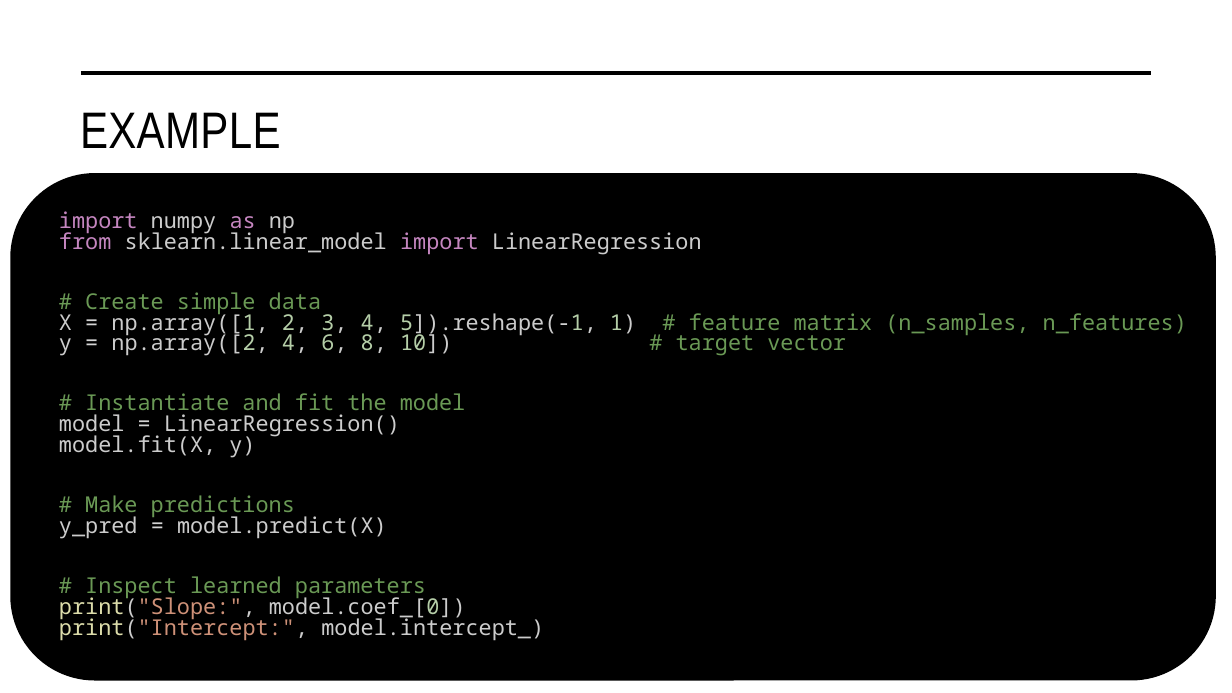
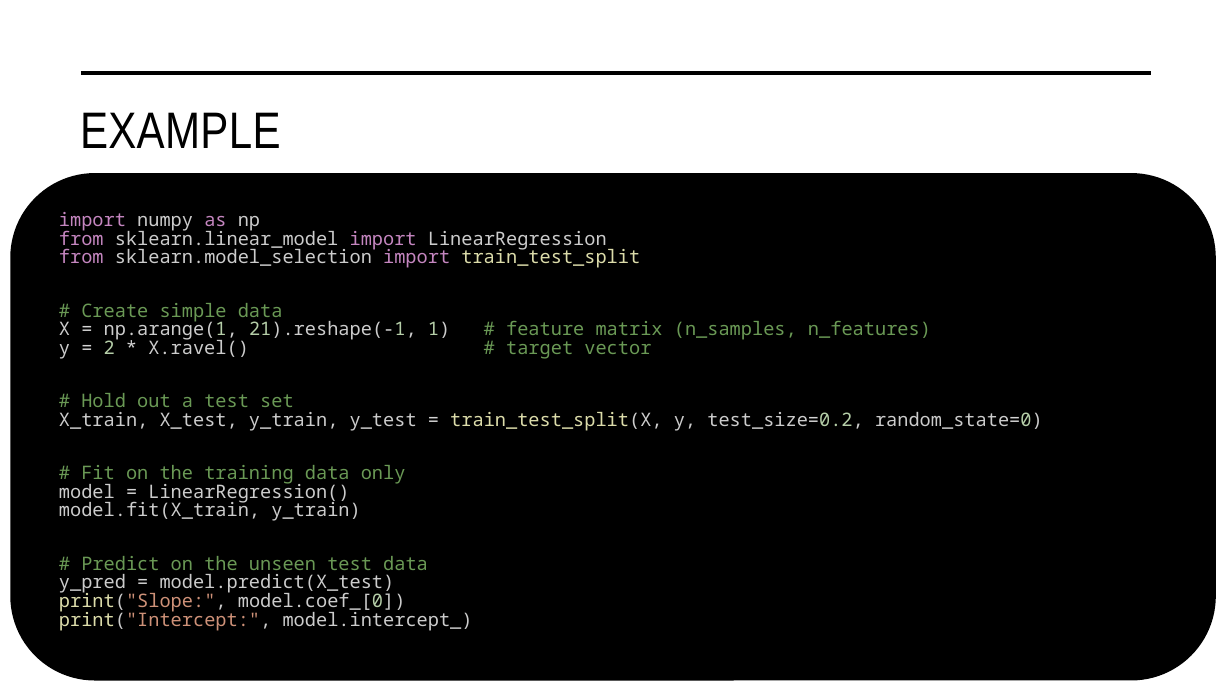
Before and after one commit to STAT-486-Fall-2026/course-content, a slide deck: slide 11 of slides/03-intro-to-sklearn.pptx. Drawn at 1232x693 pixels with LibreOffice and Linux fonts; fonts in the diff are those of the drawing. Boxes give left, top, right and bottom in pixels: in the first picture for what was removed or moved away, otherwise in the second. Text is boxed around its words. In the diff, an @@ line names an element or a change of style, - is before the commit and + after.

```diff
--- a/slides/03-intro-to-sklearn.pptx
+++ b/slides/03-intro-to-sklearn.pptx
@@ text at [59, 212, 607, 631]: size 17 to 14.5 pt in "import numpy as np", "from sklearn.linear_model import LinearRegression", "# Create simple data", "model = LinearRegression()" and 2 more places; line spacing 14.2pt to 12.5pt @@
@@ text at [59, 246, 640, 268]: paragraph added @@
+from sklearn.model_selection import train_test_split
@@ text at [59, 318, 1043, 485]: text changed; size 17 to 14.5 pt; text colour #6A9955 to #CCCCCC @@
-X = np.array([1, 2, 3, 4, 5]).reshape(-1, 1) # feature matrix (n_samples, n_features)
-y = np.array([2, 4, 6, 8, 10]) # target vector
-# Instantiate and fit the model
+X = np.arange(1, 21).reshape(-1, 1) # feature matrix (n_samples, n_features)
+y = 2 * X.ravel() # target vector
+# Hold out a test set
+X_train, X_test, y_train, y_test = train_test_split(X, y, test_size=0.2, random_state=0)
+# Fit on the training data only
@@ text at [59, 499, 428, 594]: text changed; size 17 to 14.5 pt; text colour #6A9955 to #CCCCCC @@
-model.fit(X, y)
-# Make predictions
-y_pred = model.predict(X)
-# Inspect learned parameters
+model.fit(X_train, y_train)
+# Predict on the unseen test data
+y_pred = model.predict(X_test)
```
Also in this commit, not shown: 4 other slides changed, 1 other file.
